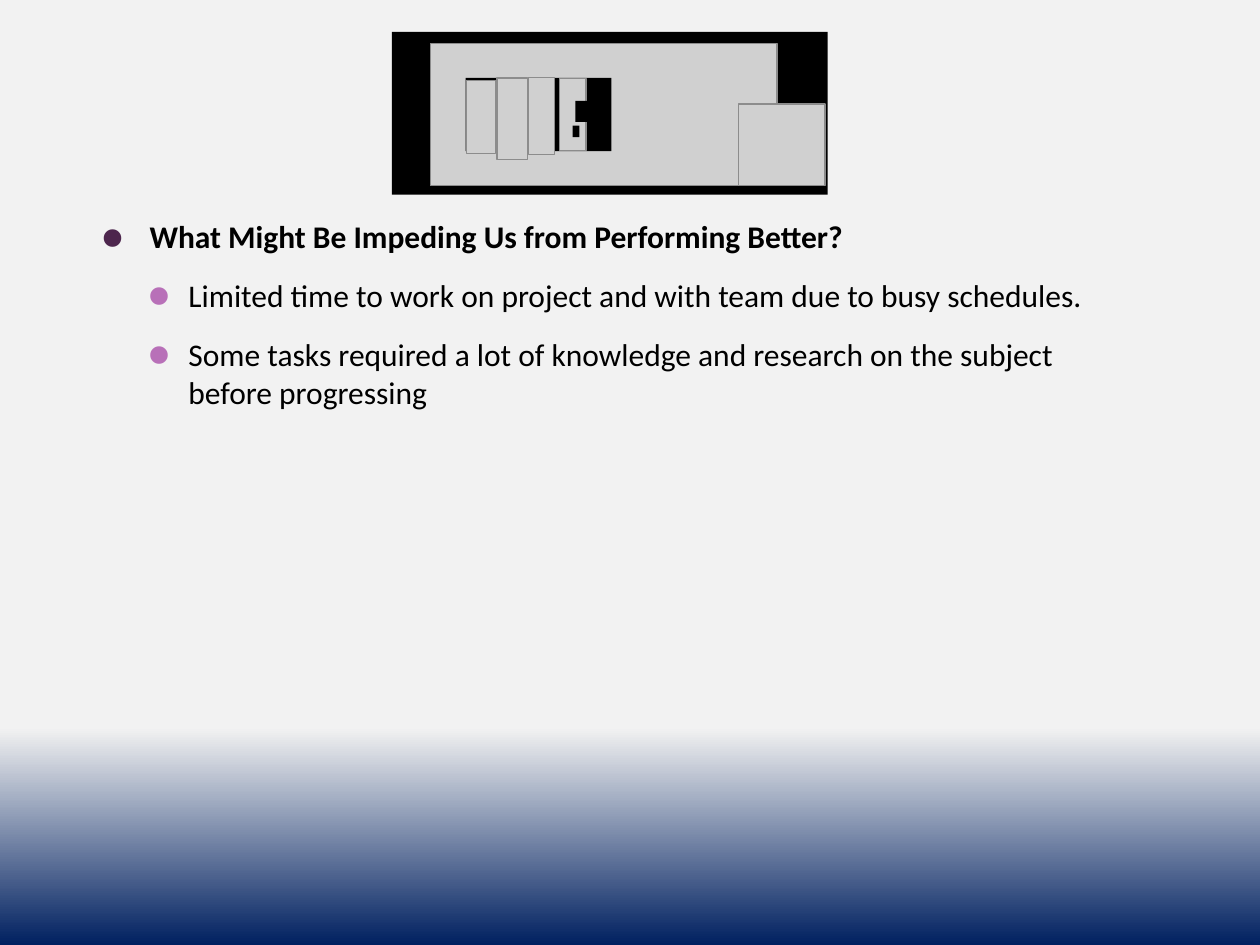
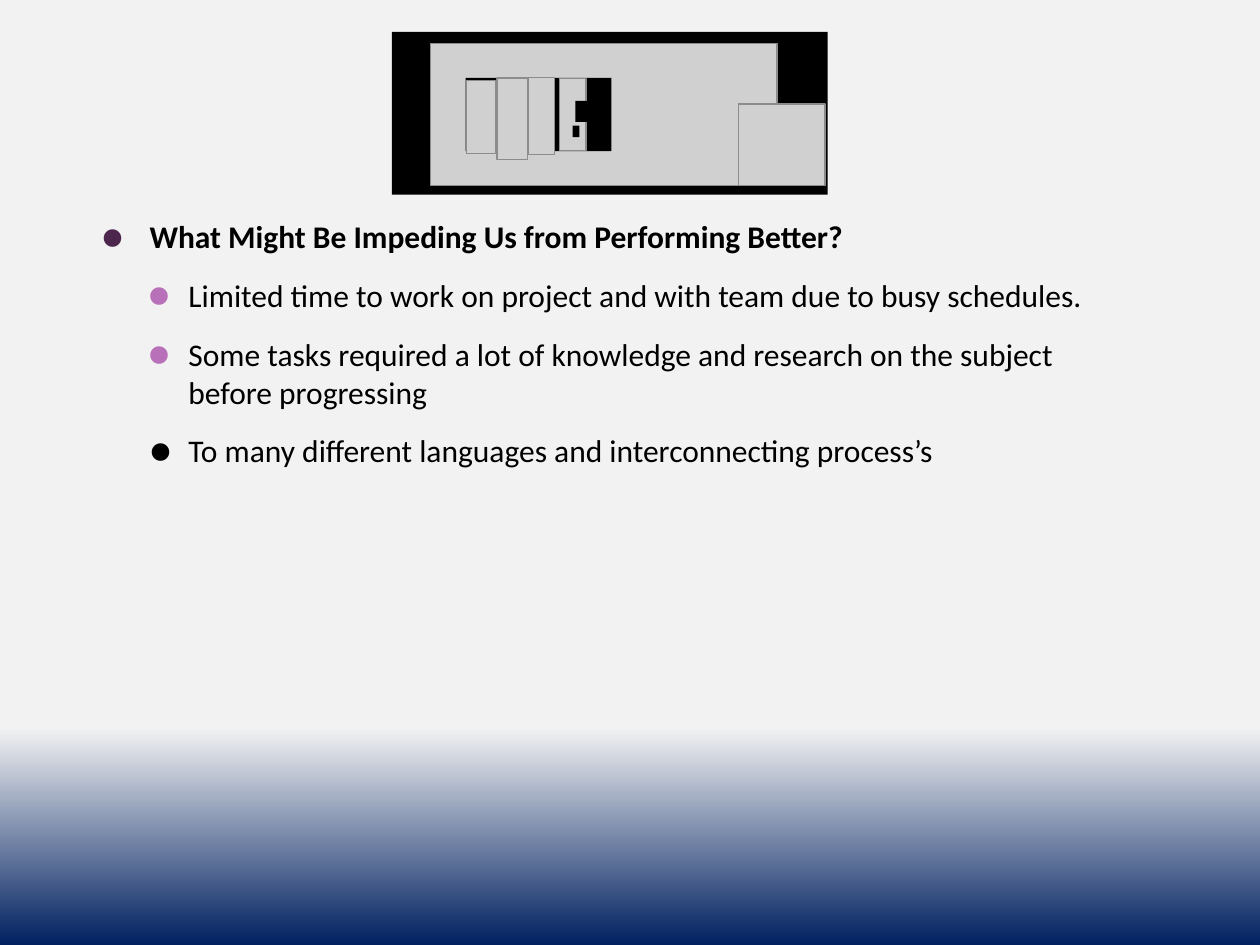
Before and after one commit to cs3398-borgs-bros/JeopardyChamp-Project, a slide deck: slide 2 of docs/Borgs_Retrospective - Sprint 3.pptx. Drawn at 1260x945 pixels with LibreOffice and Linux fonts; fonts in the diff are those of the drawing; grey boxes stand for pictures. Boxes give left, top, right and bottom in pixels: in the first picture for what was removed or moved away, otherwise in the second. Text is boxed around its words. In the diff, an @@ line names an element or a change of style, - is before the commit and + after.

```diff
--- a/docs/Borgs_Retrospective - Sprint 3.pptx
+++ b/docs/Borgs_Retrospective - Sprint 3.pptx
@@ text at [188,440,932,468]: paragraph added @@
+    ⚫ To many different languages and interconnecting process’s
```
Also in this commit, not shown: 2 other slides changed, 1 other file.
